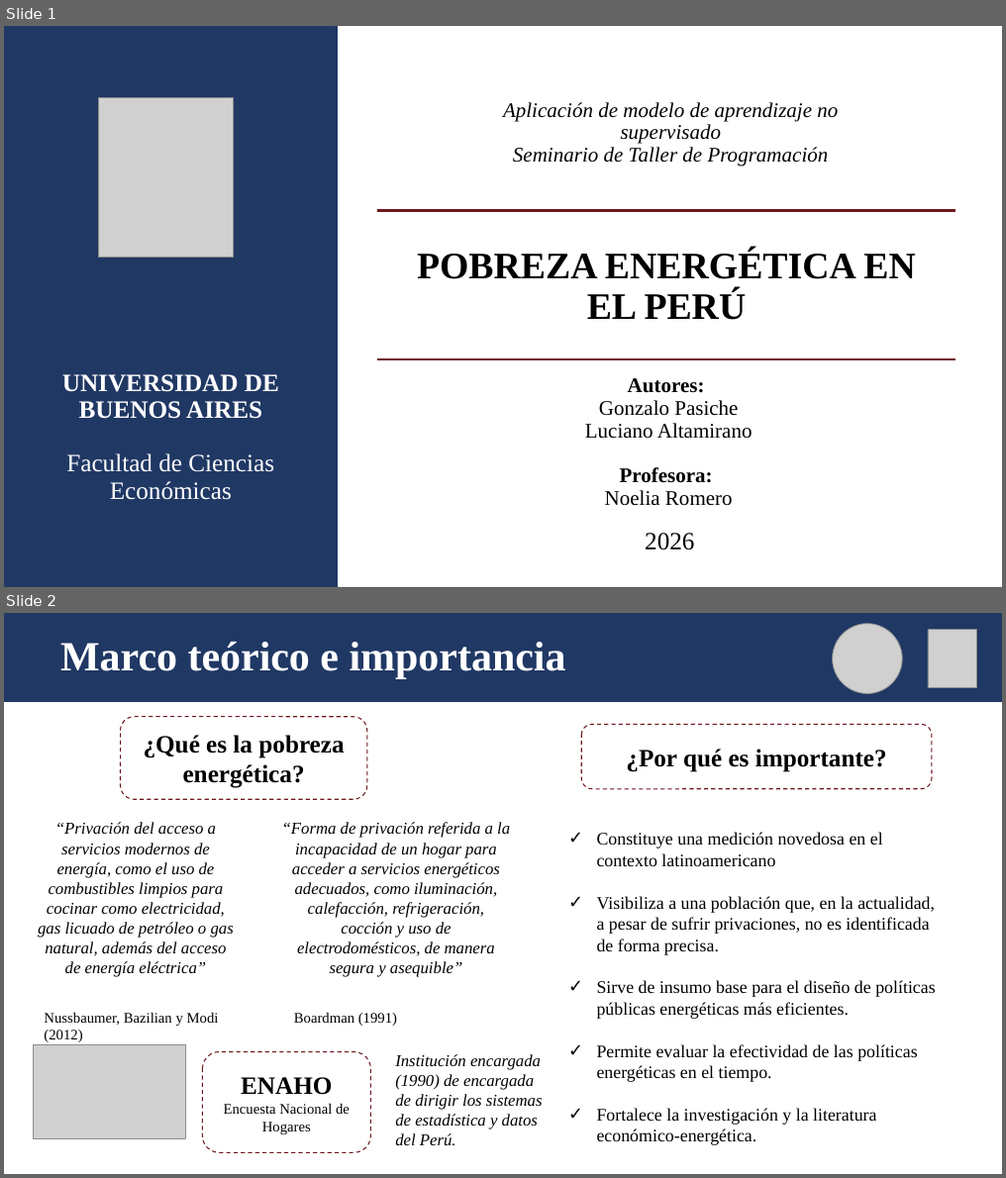
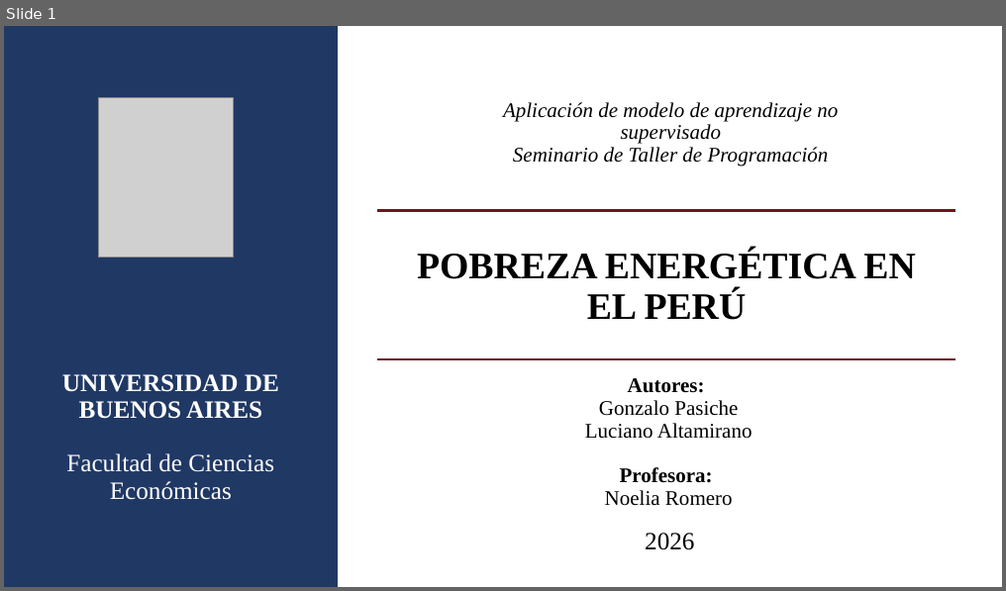
Before and after one commit to lucianoaltamirano435-rgb/Grupo_3_Trabajos_practicos, a slide deck: TPF/TP_final_Seminario_programacion_presentación_final.pptx. Shown one above the other, each under a label of ours: slides 1 and 2 before the commit, slide 1 after it. The pictures are 1006x1178 and 1006x591 pixels, drawn with LibreOffice and Linux fonts; fonts in the diff are those of the drawing; grey boxes stand for pictures. Boxes give left, top, right and bottom in pixels: in the first picture for what was removed or moved away, otherwise in the second. Text is boxed around its words. In the diff, an @@ line names an element or a change of style, - is before the commit and + after.

```diff
--- a/TPF/TP_final_Seminario_programacion_presentación_final.pptx
+++ b/TPF/TP_final_Seminario_programacion_presentación_final.pptx
@@ slide 2 removed at [4, 613, 1002, 1174], background #FFFFFF @@
@@ group removed at [4, 613, 1002, 702]: 2 pictures, 1 rectangle, 1 text @@
-Marco teórico e importancia
@@ rounded rectangle removed at [120, 717, 367, 799] @@
-¿Qué es la pobreza energética?
@@ rounded rectangle removed at [581, 725, 932, 789] @@
-¿Por qué es importante?
@@ text removed at [597, 832, 935, 1146] @@
-✓ Constituye una medición novedosa en el contexto latinoamericano
-✓ Visibiliza a una población que, en la actualidad, a pesar de sufrir privaciones, no es identificada de forma precisa.
-✓ Sirve de insumo base para el diseño de políticas públicas energéticas más eficientes.
-✓ Permite evaluar la efectividad de las políticas energéticas en el tiempo.
-✓ Fortalece la investigación y la literatura económico-energética.
@@ group removed at [38, 822, 510, 1043]: 4 texts @@
-“Privación del acceso a servicios modernos de energía, como el uso de combustibles limpios para cocinar como electricidad, gas licuado de petróleo o gas natural, además del acceso de energía eléctrica”
-Nussbaumer, Bazilian y Modi (2012)
-“Forma de privación referida a la incapacidad de un hogar para acceder a servicios energéticos adecuados, como iluminación, calefacción, refrigeración, cocción y uso de electrodomésticos, de manera segura y asequible”
-Boardman (1991)
@@ picture removed at [33, 1045, 185, 1139] @@
@@ rounded rectangle removed at [202, 1053, 371, 1154] @@
-ENAHO
-Encuesta Nacional de Hogares
@@ text removed at [395, 1055, 543, 1147] @@
-Institución encargada (1990) de encargada de dirigir los sistemas de estadística y datos del Perú.
```
Also in this commit, not shown: 2 slides changed, 1 other file.
